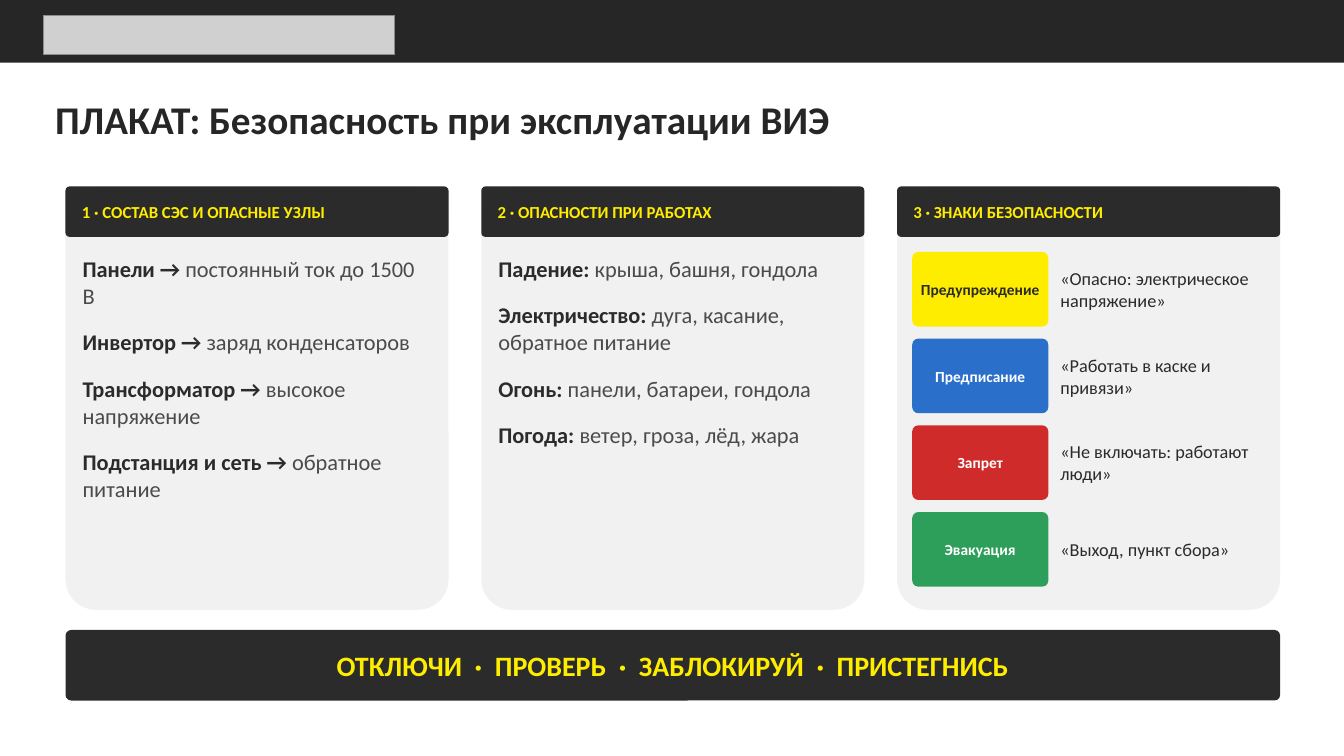
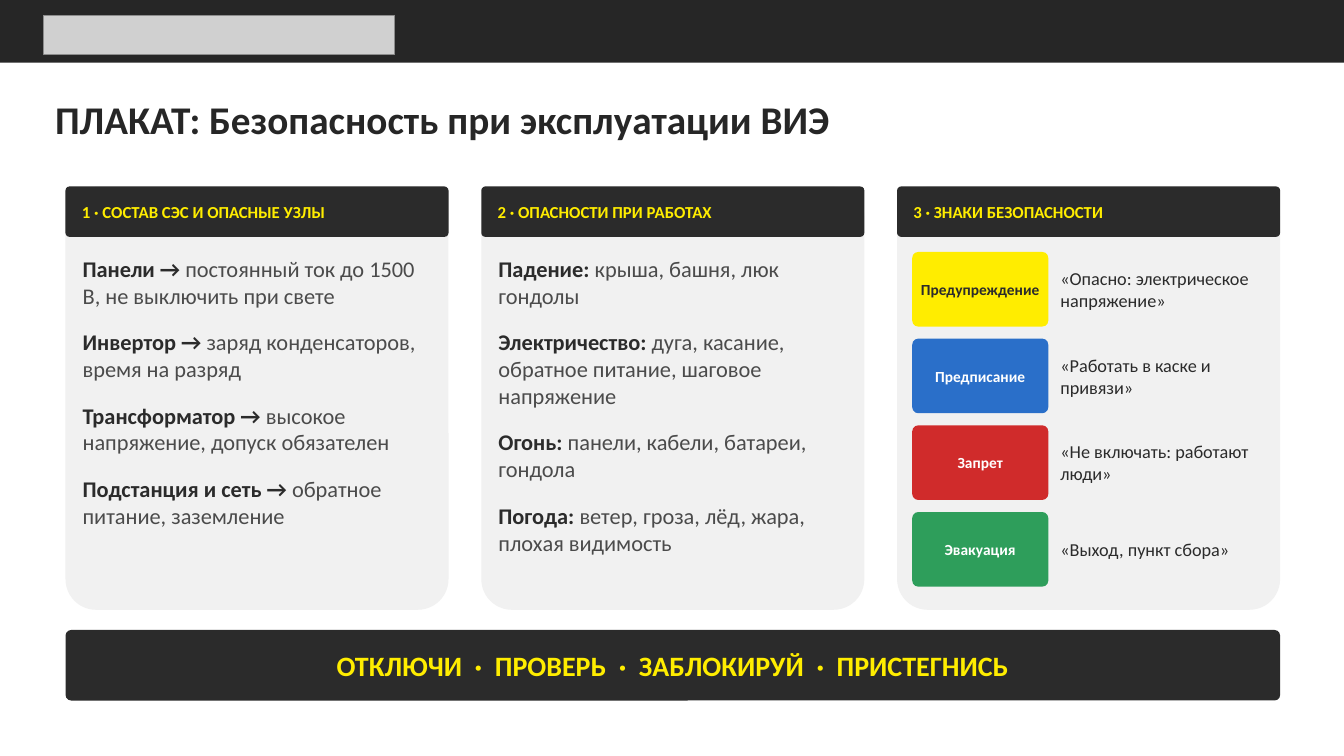
Before and after one commit to Goga288/the-rig, a slide deck: slide 13 of out/Безопасность_альтернативной_энергетики.pptx (slide 10 before the commit). Drawn at 1344x756 pixels with LibreOffice and Linux fonts; fonts in the diff are those of the drawing; grey boxes stand for pictures. Boxes give left, top, right and bottom in pixels: in the first picture for what was removed or moved away, otherwise in the second. Text is boxed around its words. In the diff, an @@ line names an element or a change of style, - is before the commit and + after.

```diff
--- a/out/Безопасность_альтернативной_энергетики.pptx
+++ b/out/Безопасность_альтернативной_энергетики.pptx
@@ text at (83,262,415,527): text changed @@
-Панели → постоянный ток до 1500 В
-Инвертор → заряд конденсаторов
-Трансформатор → высокое напряжение
-Подстанция и сеть → обратное питание
+Панели → постоянный ток до 1500 В, не выключить при свете
+Инвертор → заряд конденсаторов, время на разряд
+Трансформатор → высокое напряжение, допуск обязателен
+Подстанция и сеть → обратное питание, заземление
@@ text at (498,262,806,555): text changed @@
-Падение: крыша, башня, гондола
-Электричество: дуга, касание, обратное питание
-Огонь: панели, батареи, гондола
-Погода: ветер, гроза, лёд, жара
+Падение: крыша, башня, люк гондолы
+Электричество: дуга, касание, обратное питание, шаговое напряжение
+Огонь: панели, кабели, батареи, гондола
+Погода: ветер, гроза, лёд, жара, плохая видимость
```
Also in this commit, not shown: 10 other slides changed, 3 slides added, 1 other file.
